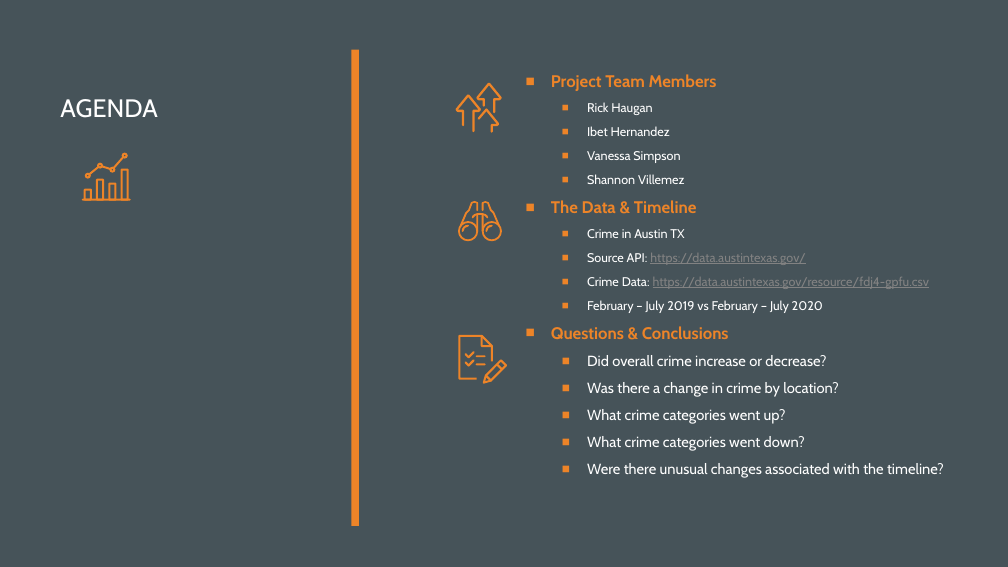
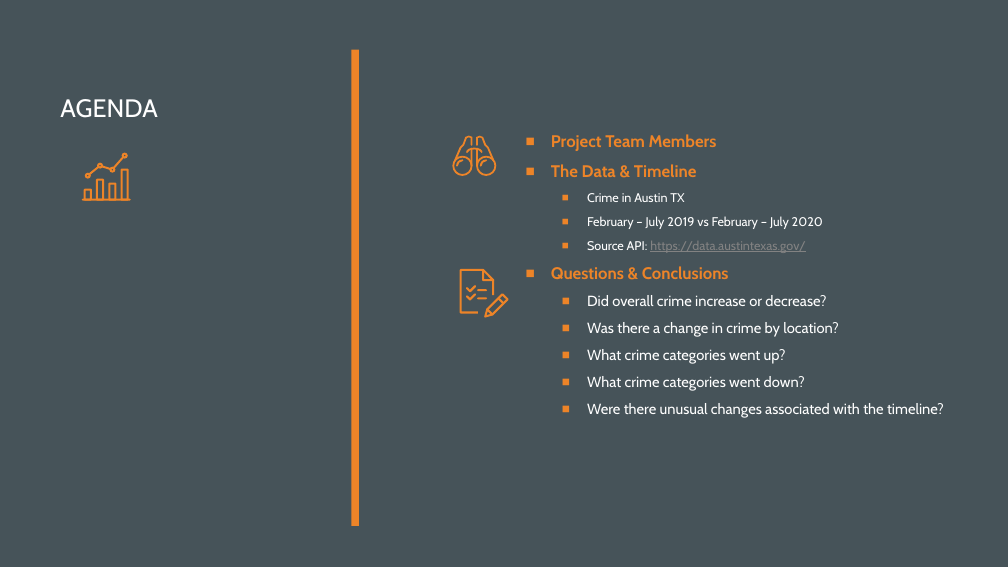
Before and after one commit to ibeth92/Crime_in_the_Time_of_COVID, a slide deck: slide 2 of CRIME IN THE TIME OF COVID.pptx. Drawn at 1008x567 pixels with LibreOffice and Linux fonts; fonts in the diff are those of the drawing. Boxes give left, top, right and bottom in pixels: in the first picture for what was removed or moved away, otherwise in the second. Text is boxed around its words. In the diff, an @@ line names an element or a change of style, - is before the commit and + after.

```diff
--- a/CRIME IN THE TIME OF COVID.pptx
+++ b/CRIME IN THE TIME OF COVID.pptx
@@ freeform shape removed at [455, 82, 502, 133] @@
@@ text at [587, 102, 684, 184]: paragraphs removed @@
-■ Rick Haugan
-■ Ibet Hernandez
-■ Vanessa Simpson
-■ Shannon Villemez
@@ 9 freeform shapes: place and size @@
-9 freeform shapes at [458, 200, 502, 241]
+9 freeform shapes at [452, 135, 497, 176]
@@ text at [587, 216, 823, 229]: paragraph added @@
+■ February – July 2019 vs February – July 2020
@@ 9 freeform shapes: place and size @@
-9 freeform shapes at [458, 335, 507, 383]
+9 freeform shapes at [460, 269, 508, 318]
@@ text at [587, 277, 929, 313]: paragraphs removed @@
-■ Crime Data: https://data.austintexas.gov/resource/fdj4-gpfu.csv
-■ February – July 2019 vs February – July 2020
```
Also in this commit, not shown: 5 other slides changed, 7 slides added, 1 slide removed.
